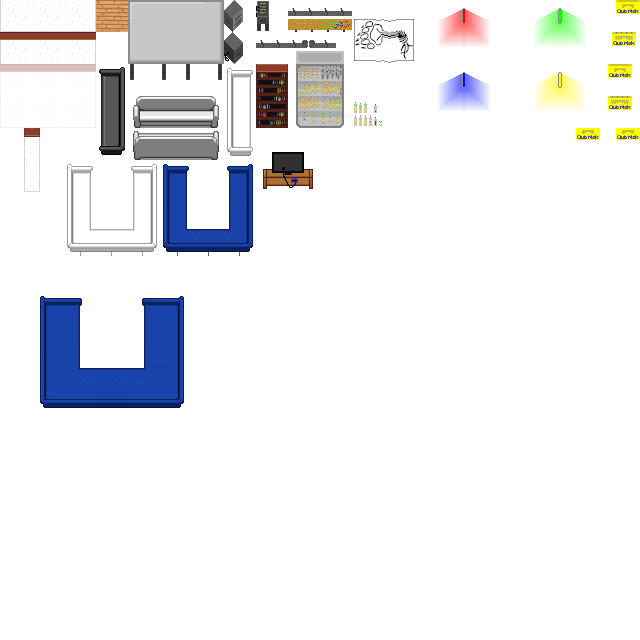
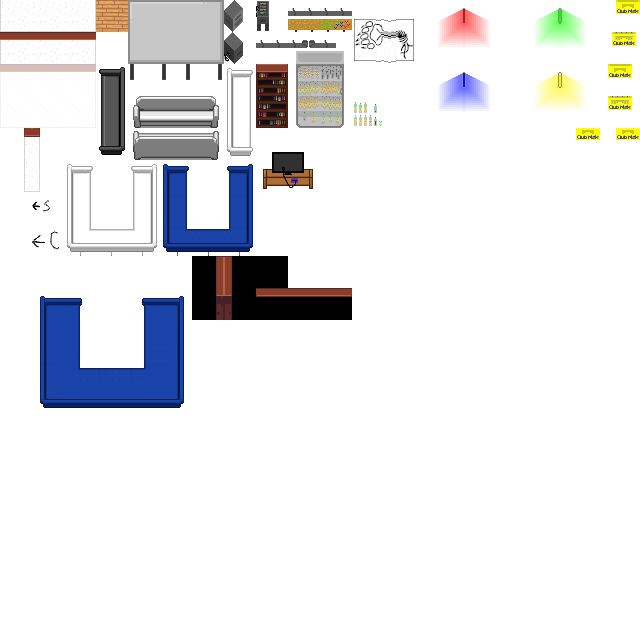
Layered file, before and after one edit (640x640). Changes by layer:
painted on "Chaostreffbern.png" over [32, 200, 352, 320]
